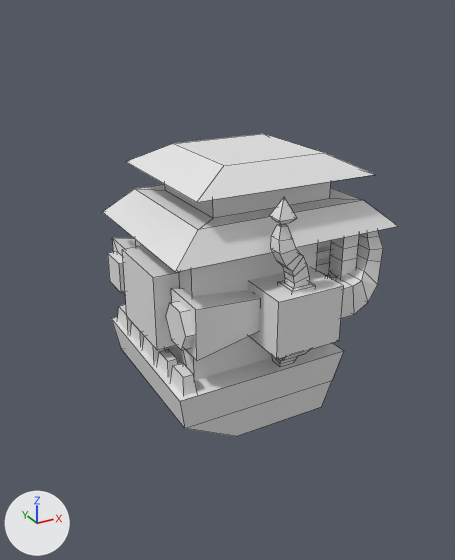
Two versions of the Blender file Art.Src/TowerGenerator/Chunks_00.blend, one commit apart.
One viewpoint serves both versions: a 50 mm camera at (-13.0, 6.6, 13.29) aimed at (-3.25, 24.33, 4.43). The lights are fixed; the arrows at lower left show +X, +Y and +Z. Mesh edges are drawn as thin lines.
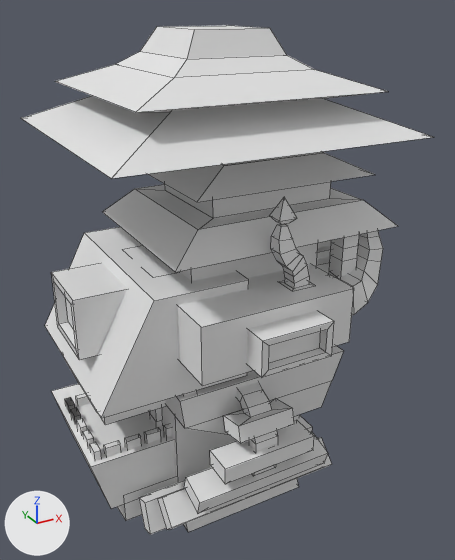
What differs and where, as boxes [x1, y1, x2, y2] in the pictures (455 x 560 px):
```json
{"object": "Cube.035", "change": "shown", "after": [21, 25, 432, 178]}
{"object": "Cube.008", "change": "shown", "after": [45, 227, 332, 535]}
{"object": "Cube.023", "change": "shown", "after": [177, 264, 354, 386]}
{"object": "Cube.028", "change": "shown", "after": [51, 263, 127, 360]}
{"object": "Cube.032", "change": "shown", "after": [247, 311, 334, 377]}
{"object": "Cube.002", "change": "shown", "after": [162, 406, 299, 532]}
{"object": "Cube.038", "change": "shown", "after": [65, 393, 171, 461]}
{"object": "Cube.001", "change": "unchanged, covered by the edit", "before": [122, 240, 318, 380], "after": [179, 243, 318, 281]}
{"object": "Cube.019", "change": "unchanged, covered by the edit", "before": [248, 267, 344, 366]}
{"object": "Cube.027", "change": "unchanged, covered by the edit", "before": [166, 288, 259, 361]}
{"object": "Teeth", "change": "unchanged, covered by the edit", "before": [117, 305, 197, 396], "after": [182, 390, 197, 396]}
```

The change, as JSON lines over the scene's bpy script:
```json
{"op": "remove", "block": "ob_cube_008", "code": "ob_cube_008.hide_set(True)"}
{"op": "remove", "block": "ob_cube_035", "code": "ob_cube_035.hide_set(True)"}
{"op": "remove", "block": "ob_cube_002", "code": "ob_cube_002.hide_set(True)"}
{"op": "remove", "block": "ob_cube_023", "code": "ob_cube_023.hide_set(True)"}
{"op": "remove", "block": "ob_cube_028", "code": "ob_cube_028.hide_set(True)"}
{"op": "remove", "block": "ob_cube_032", "code": "ob_cube_032.hide_set(True)"}
{"op": "remove", "block": "ob_cube_038", "code": "ob_cube_038.hide_set(True)"}
```
